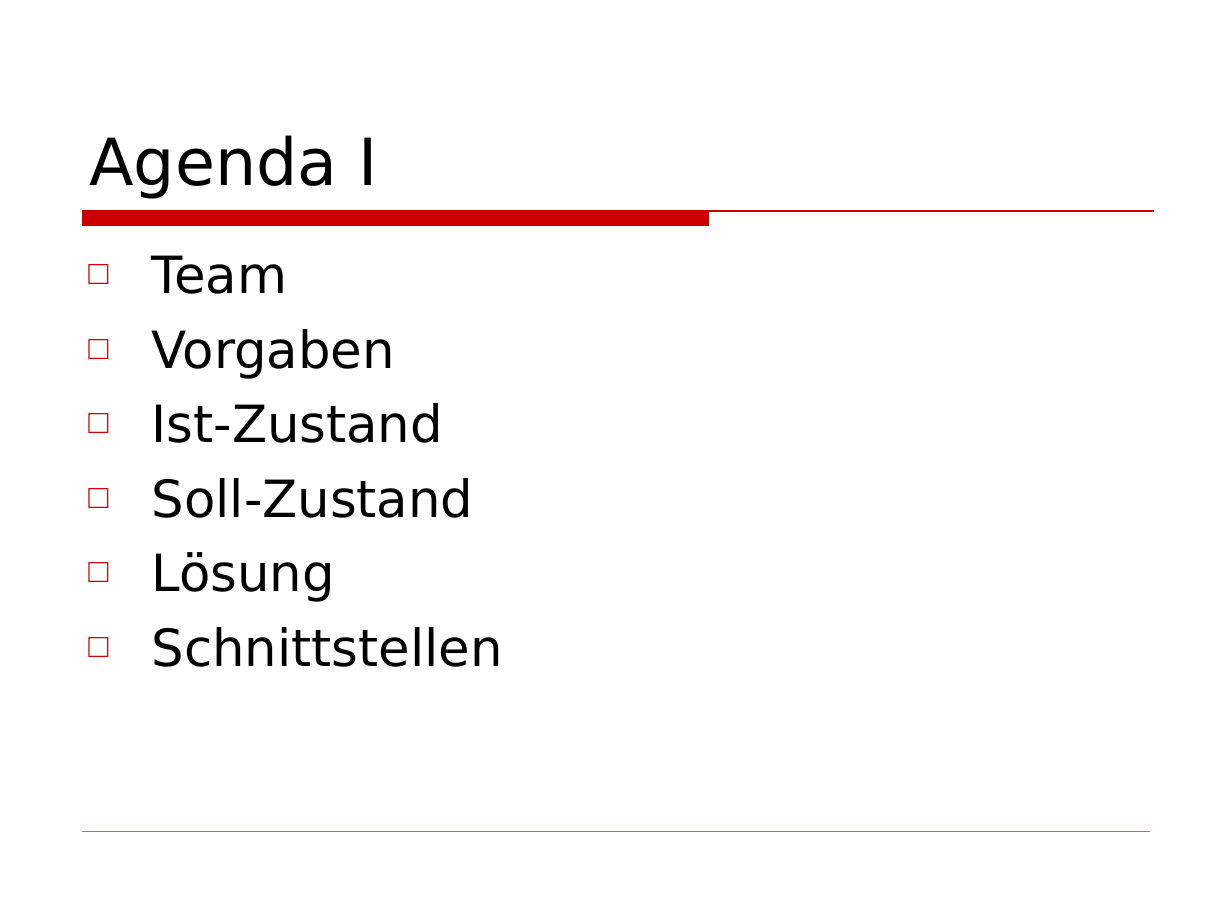
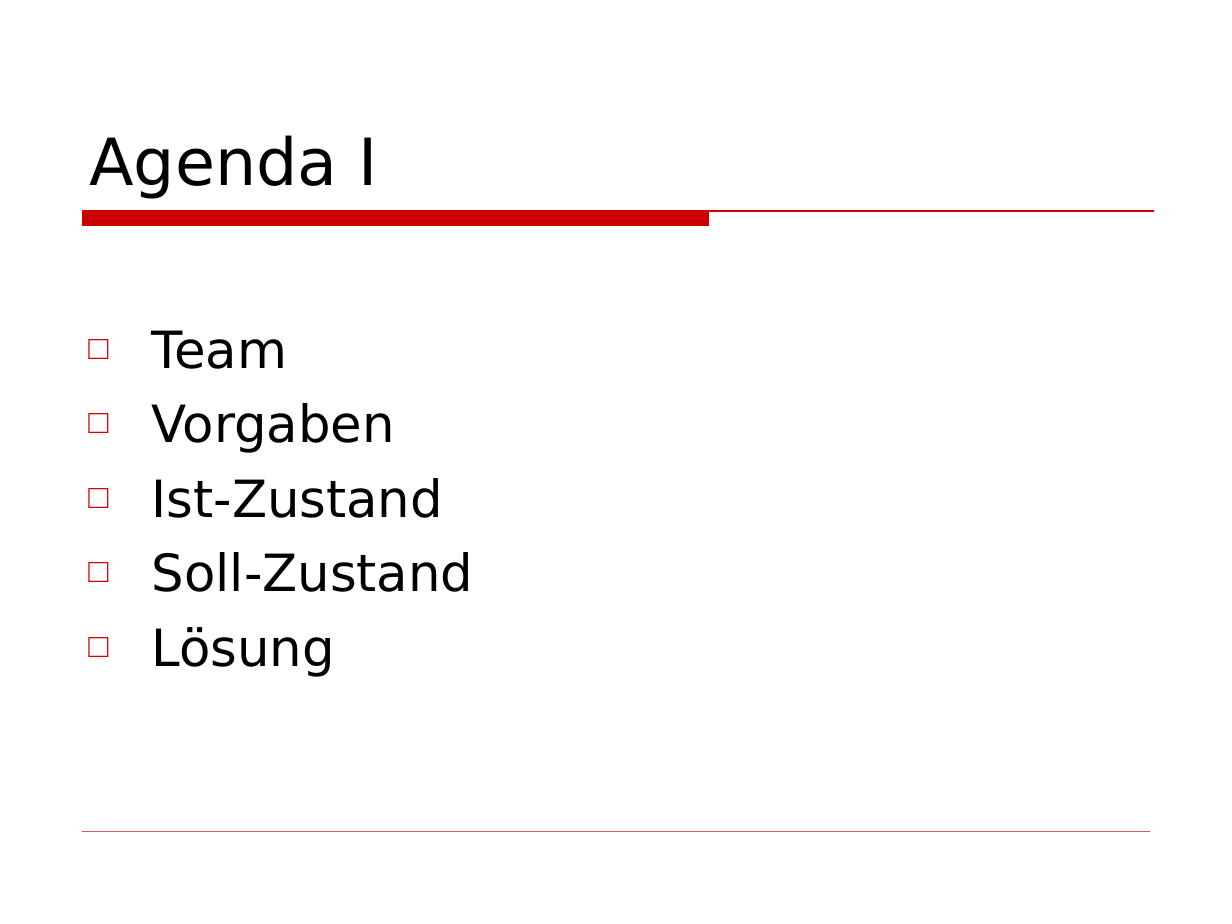
Before and after one commit to BackupTheBerlios/wiptp-svn, a slide deck: slide 2 of docs/Präsentation.ppt. Drawn at 1232x924 pixels with LibreOffice and Linux fonts; fonts in the diff are those of the drawing; background and template pictures are left out. Boxes give left, top, right and bottom in pixels: in the first picture for what was removed or moved away, otherwise in the second. Text is boxed around its words. In the diff, an @@ line names an element or a change of style, - is before the commit and + after.

```diff
--- a/docs/Präsentation.ppt
+++ b/docs/Präsentation.ppt
@@ text at [152,627,503,667]: paragraph removed @@
-□ Schnittstellen
```
Also in this commit, not shown: 6 other slides changed, 3 slides added, 3 slides removed, 1 other file.
